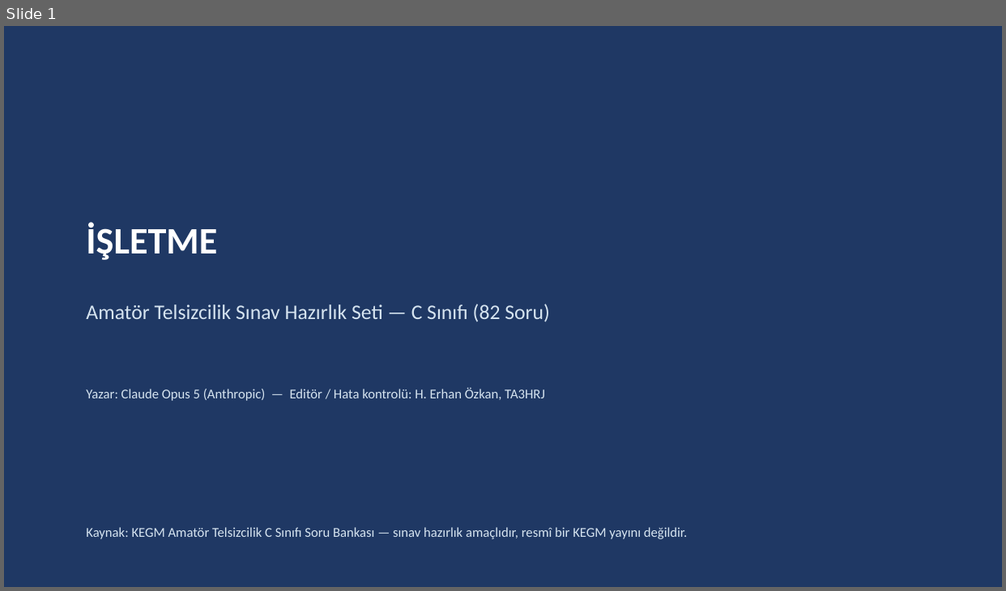
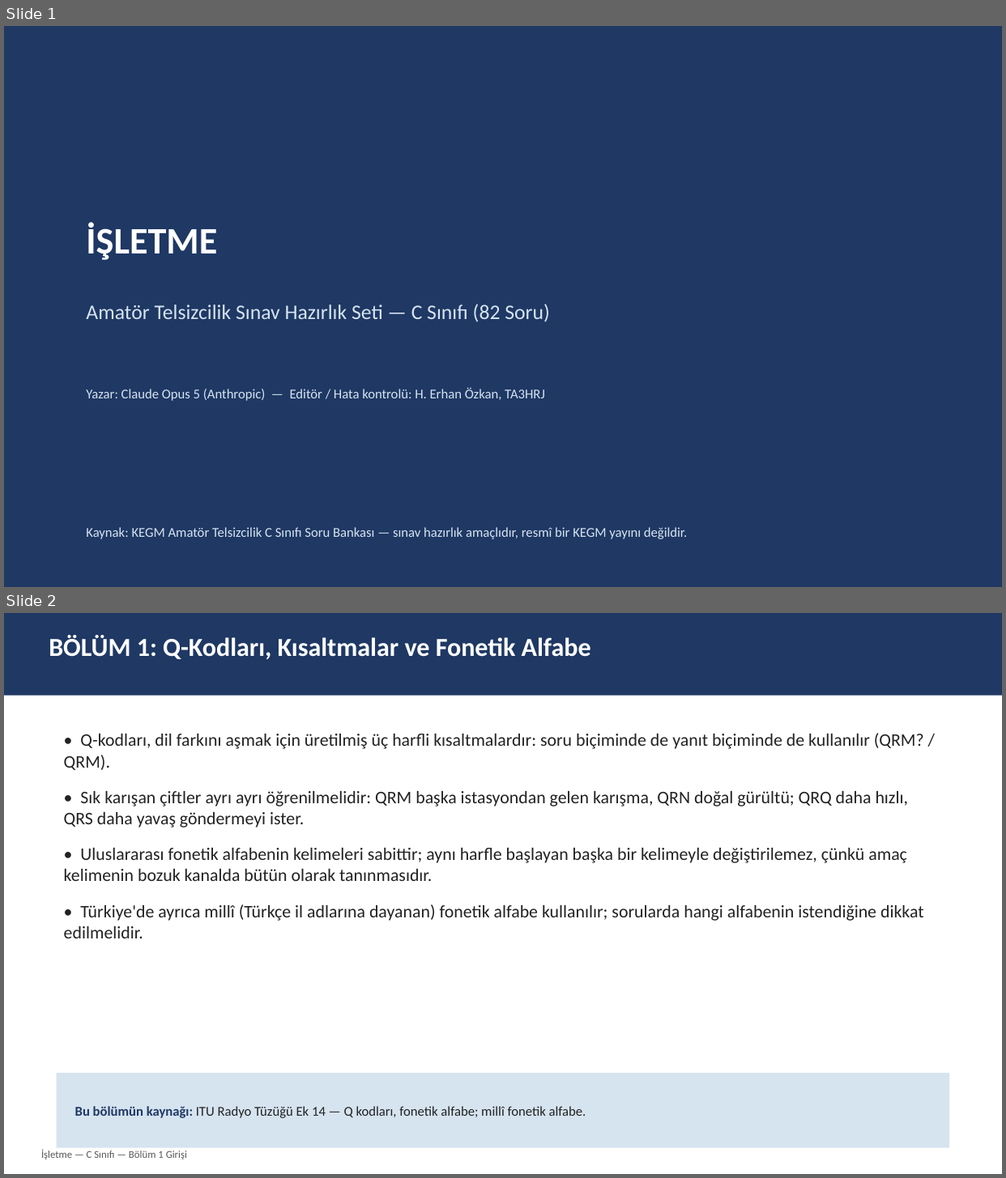
Before and after one commit to TA3HRJ/amator-telsiz-egitimi, a slide deck: Amator_Telsizcilik_C_Isletme_Sinav_Hazirlik_v1.0.pptx. Shown one above the other, each under a label of ours: slide 1 before the commit, slides 1 and 2 after it. The pictures are 1006x591 and 1006x1178 pixels, drawn with LibreOffice and Linux fonts; fonts in the diff are those of the drawing. Boxes give left, top, right and bottom in pixels: in the first picture for what was removed or moved away, otherwise in the second. Text is boxed around its words. In the diff, an @@ line names an element or a change of style, - is before the commit and + after.

```diff
--- a/Amator_Telsizcilik_C_Isletme_Sinav_Hazirlik_v1.0.pptx
+++ b/Amator_Telsizcilik_C_Isletme_Sinav_Hazirlik_v1.0.pptx
@@ slide 2 added at [4, 613, 1002, 1174], background #FFFFFF @@
@@ rectangle added at [4, 613, 1002, 696], fill #1F3864 @@
@@ text added at [49, 635, 591, 659], 25 pt, text #FFFFFF, bold @@
+BÖLÜM 1: Q-Kodları, Kısaltmalar ve Fonetik Alfabe
@@ text added at [64, 733, 924, 939], 17 pt, text #222222 @@
+• Q-kodları, dil farkını aşmak için üretilmiş üç harfli kısaltmalardır: soru biçiminde de yanıt biçiminde de kullanılır (QRM? / QRM).
+• Sık karışan çiftler ayrı ayrı öğrenilmelidir: QRM başka istasyondan gelen karışma, QRN doğal gürültü; QRQ daha hızlı, QRS daha yavaş göndermeyi ister.
+• Uluslararası fonetik alfabenin kelimeleri sabittir; aynı harfle başlayan başka bir kelimeyle değiştirilemez, çünkü amaç kelimenin bozuk kanalda bütün olarak tanınmasıdır.
+• Türkiye'de ayrıca millî (Türkçe il adlarına dayanan) fonetik alfabe kullanılır; sorularda hangi alfabenin istendiğine dikkat edilmelidir.
@@ rectangle added at [57, 1073, 949, 1148], fill #D6E4F0, 13 pt, text #222222 @@
+Bu bölümün kaynağı: ITU Radyo Tüzüğü Ek 14 — Q kodları, fonetik alfabe; millî fonetik alfabe.
@@ text added at [41, 1149, 187, 1160], 10 pt, text #595959 @@
+İşletme — C Sınıfı — Bölüm 1 Girişi
```
Also in this commit, not shown: 7 other slides added, 5 other files.
